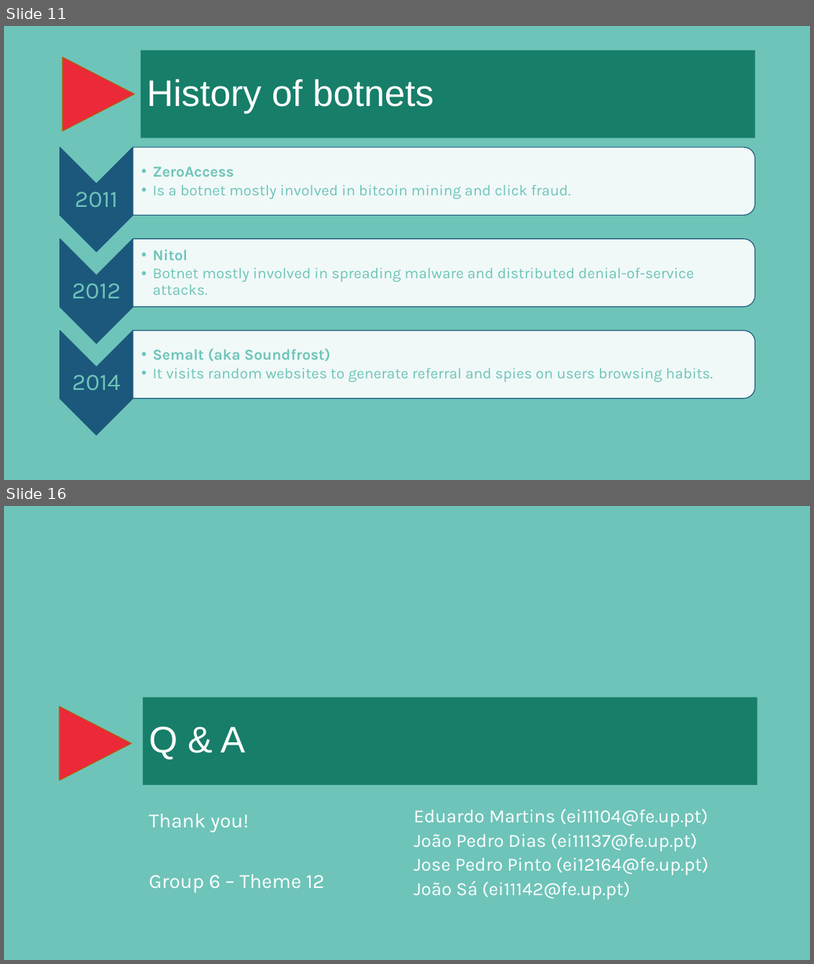
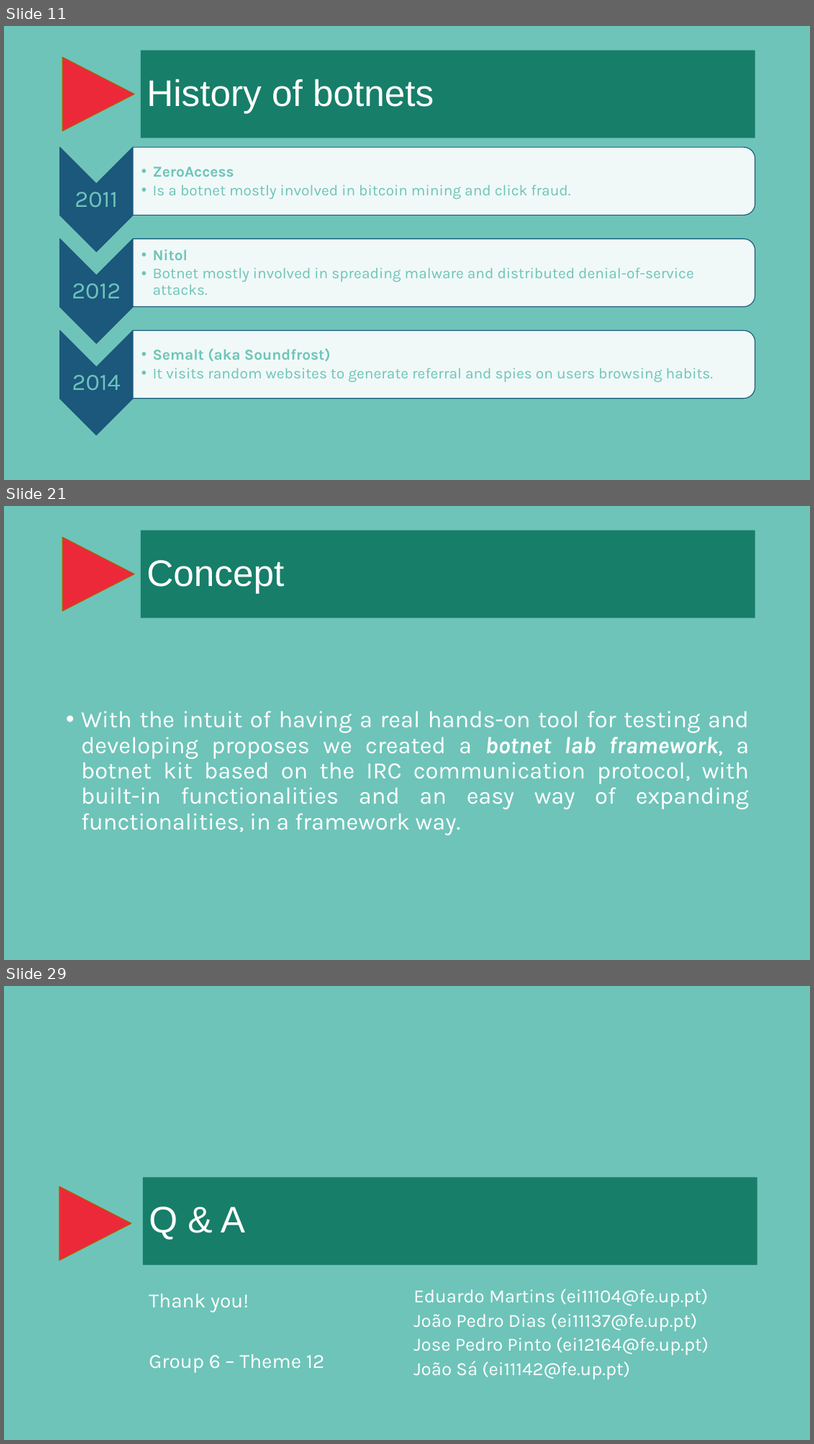
Before and after one commit to jpdias/botnet-lab, a slide deck: report/A hands-on approach on botnets.pptx. Shown one above the other, each under a label of ours: slides 11 and 16 before the commit, slides 11, 21 and 29 after it; the slides between them are not shown. The pictures are 814x964 and 814x1444 pixels, drawn with LibreOffice and Linux fonts; fonts in the diff are those of the drawing; background and template pictures are left out. Boxes give left, top, right and bottom in pixels: in the first picture for what was removed or moved away, otherwise in the second. Text is boxed around its words. In the diff, an @@ line names an element or a change of style, - is before the commit and + after.

```diff
--- a/report/A hands-on approach on botnets.pptx
+++ b/report/A hands-on approach on botnets.pptx
@@ slide 21 added at [4, 506, 810, 960], background #6EC4B9; not listed: 1 template element that a slide beside it also shows @@
@@ title added at [141, 530, 756, 618], fill #177E69, 44 pt, text #FFFFFF @@
+Concept
@@ text added at [81, 710, 749, 835], 28 pt, text #FFFFFF @@
+• With the intuit of having a real hands-on tool for testing and developing proposes we created a botnet lab framework, a botnet kit based on the IRC communication protocol, with built-in functionalities and an easy way of expanding functionalities, in a framework way.
@@ what was slide 16 is now slide 29 @@
```
Also in this commit, not shown: 2 slides changed, 14 other slides added, 2 slides removed.
